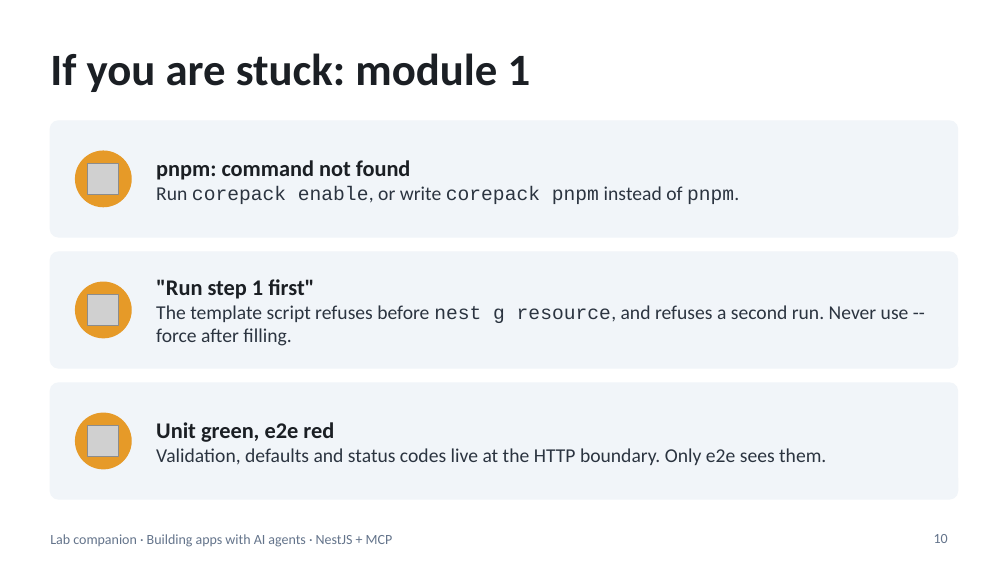
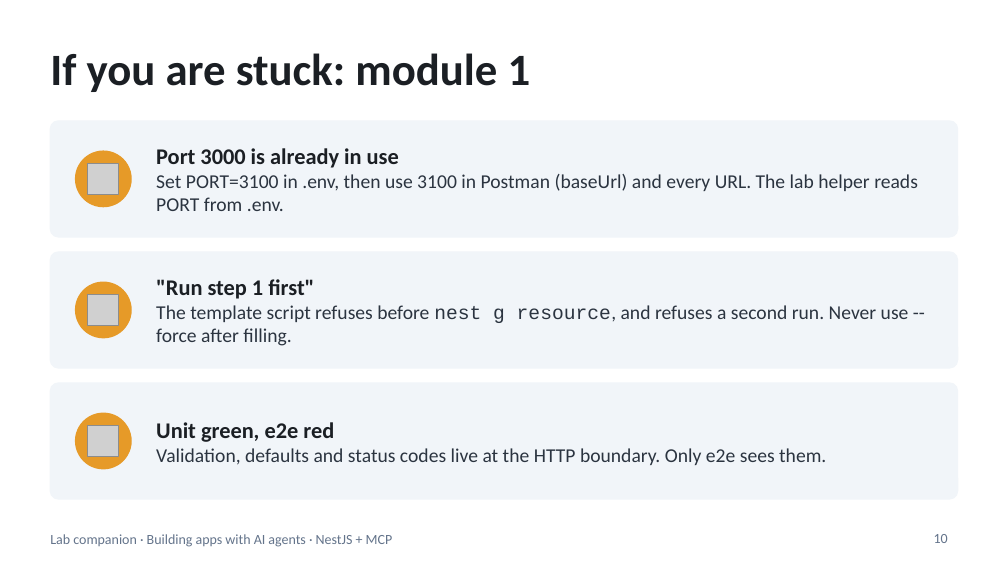
Before and after one commit to blazaga/ai-training-modules, a slide deck: slide 10 of docs/ai-agent-training/slides/lab-companion.pptx. Drawn at 1008x567 pixels with LibreOffice and Linux fonts; fonts in the diff are those of the drawing; grey boxes stand for pictures. Boxes give left, top, right and bottom in pixels: in the first picture for what was removed or moved away, otherwise in the second. Text is boxed around its words. In the diff, an @@ line names an element or a change of style, - is before the commit and + after.

```diff
--- a/docs/ai-agent-training/slides/lab-companion.pptx
+++ b/docs/ai-agent-training/slides/lab-companion.pptx
@@ text at [156, 148, 918, 211]: text changed @@
-pnpm: command not found
-Run corepack enable, or write corepack pnpm instead of pnpm.
+Port 3000 is already in use
+Set PORT=3100 in .env, then use 3100 in Postman (baseUrl) and every URL. The lab helper reads PORT from .env.
```
Also in this commit, not shown: 7 other slides changed, 14 other files.
